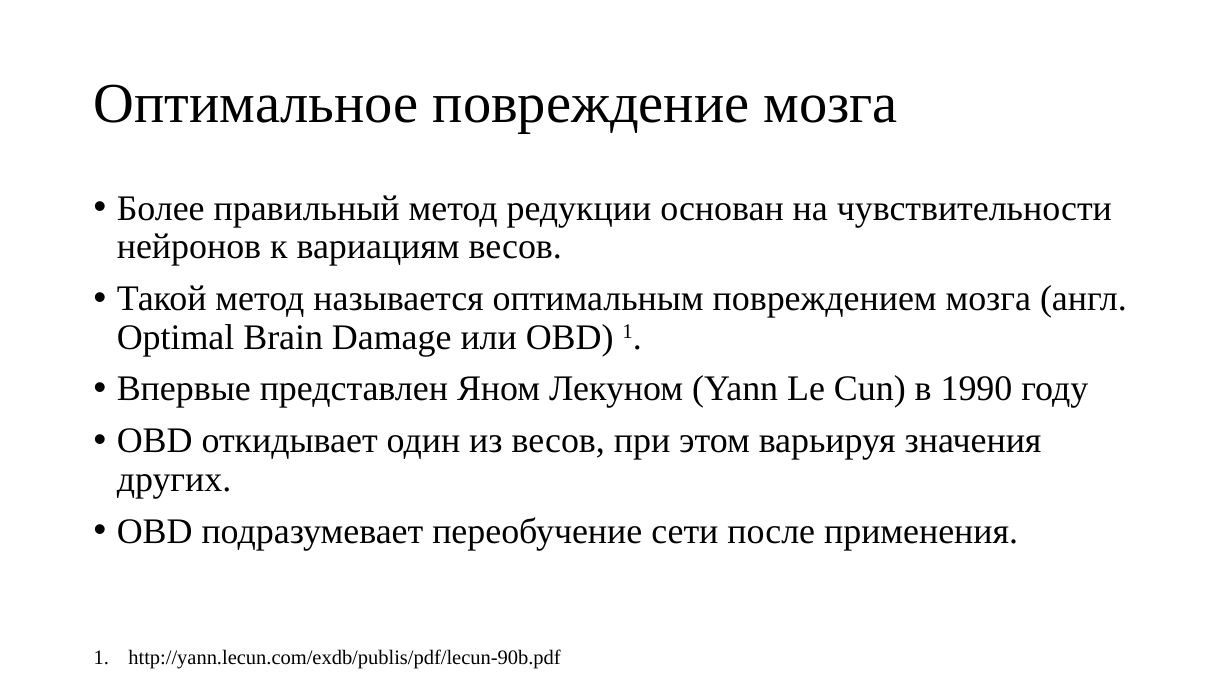
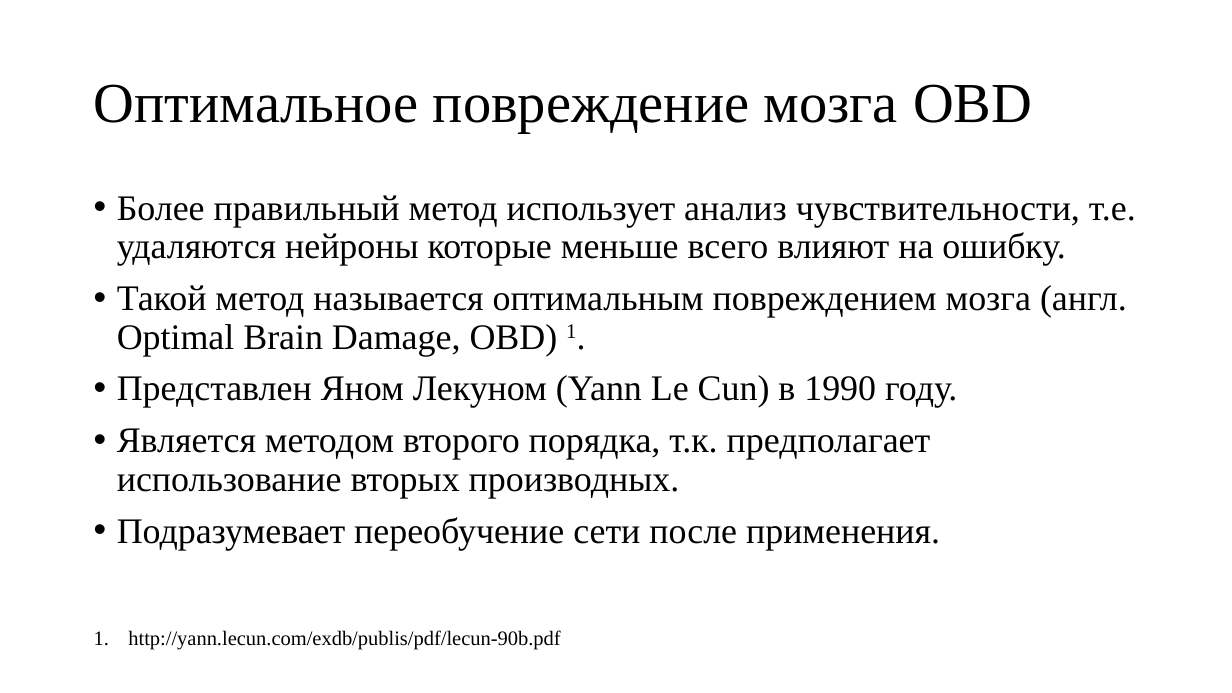
Before and after one commit to sven4500/masters-diploma, a slide deck: slide 13 of Презентация/Пезентация.ppt. Drawn at 1232x693 pixels with LibreOffice and Linux fonts; fonts in the diff are those of the drawing. Boxes give left, top, right and bottom in pixels: in the first picture for what was removed or moved away, otherwise in the second. Text is boxed around its words. In the diff, an @@ line names an element or a change of style, - is before the commit and + after.

Commit message:
Исправлено описание методов OBD и OBS. Удалены некоторые слайды.

```diff
--- a/Презентация/Пезентация.ppt
+++ b/Презентация/Пезентация.ppt
@@ title at bbox=[94, 84, 1032, 133]: text changed @@
-Оптимальное повреждение мозга
+Оптимальное повреждение мозга OBD
@@ text at bbox=[117, 195, 1136, 550]: text changed @@
-• Более правильный метод редукции основан на чувствительности нейронов к вариациям весов.
-• Такой метод называется оптимальным повреждением мозга (англ. Optimal Brain Damage или OBD) 1.
-• Впервые представлен Яном Лекуном (Yann Le Cun) в 1990 году
-• OBD откидывает один из весов, при этом варьируя значения других.
-• OBD подразумевает переобучение сети после применения.
+• Более правильный метод использует анализ чувствительности, т.е. удаляются нейроны которые меньше всего влияют на ошибку.
+• Такой метод называется оптимальным повреждением мозга (англ. Optimal Brain Damage, OBD) 1.
+• Представлен Яном Лекуном (Yann Le Cun) в 1990 году.
+• Является методом второго порядка, т.к. предполагает использование вторых производных.
+• Подразумевает переобучение сети после применения.
@@ text "http://yann.lecun.com/exdb/publis/pdf/lecun-90b.pdf": place and size @@
-text "http://yann.lecun.com/exdb/publis/pdf/lecun-90b.pdf" at bbox=[128, 649, 560, 669]
+text "http://yann.lecun.com/exdb/publis/pdf/lecun-90b.pdf" at bbox=[128, 630, 560, 650]
```
Also in this commit, not shown: 12 other slides changed, 2 slides added, 2 slides removed.
